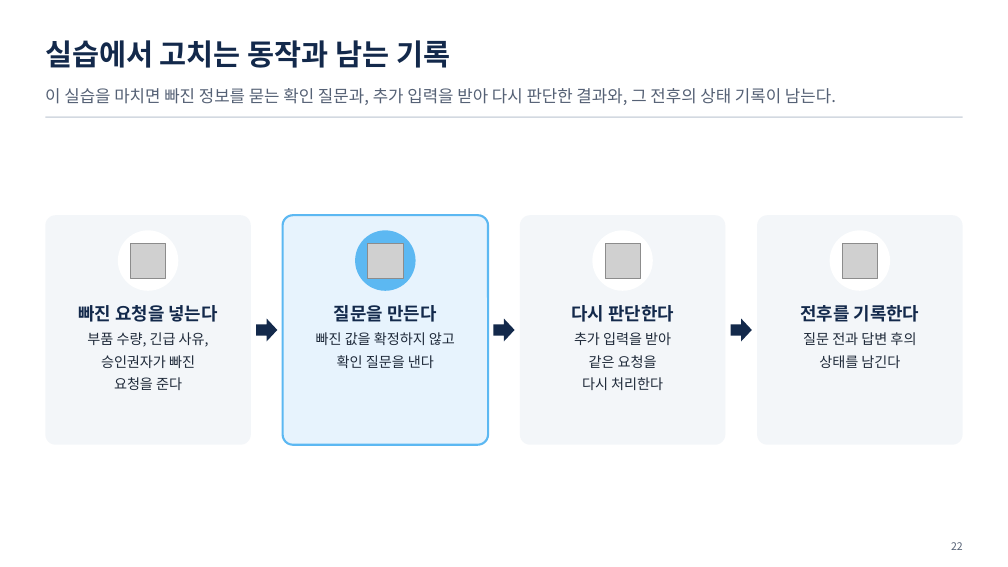
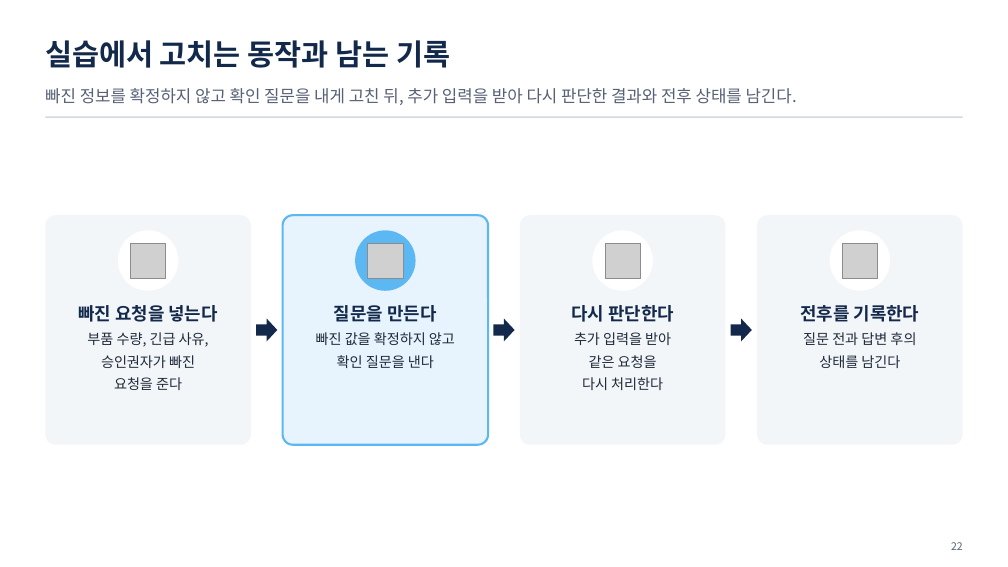
Before and after one commit to uengine-oss/hyd-iot-edu, a slide deck: slide 22 of docs/교재/통합반/07일차/통합반_07일차.pptx. Drawn at 1008x567 pixels with LibreOffice and Linux fonts; fonts in the diff are those of the drawing; grey boxes stand for pictures. Boxes give left, top, right and bottom in pixels: in the first picture for what was removed or moved away, otherwise in the second. Text is boxed around its words. In the diff, an @@ line names an element or a change of style, - is before the commit and + after.

```diff
--- a/docs/교재/통합반/07일차/통합반_07일차.pptx
+++ b/docs/교재/통합반/07일차/통합반_07일차.pptx
@@ text at [45, 88, 797, 105]: text changed @@
-이 실습을 마치면 빠진 정보를 묻는 확인 질문과, 추가 입력을 받아 다시 판단한 결과와, 그 전후의 상태 기록이 남는다.
+빠진 정보를 확정하지 않고 확인 질문을 내게 고친 뒤, 추가 입력을 받아 다시 판단한 결과와 전후 상태를 남긴다.
```
Also in this commit, not shown: 1 other slide changed, 12 other files.
